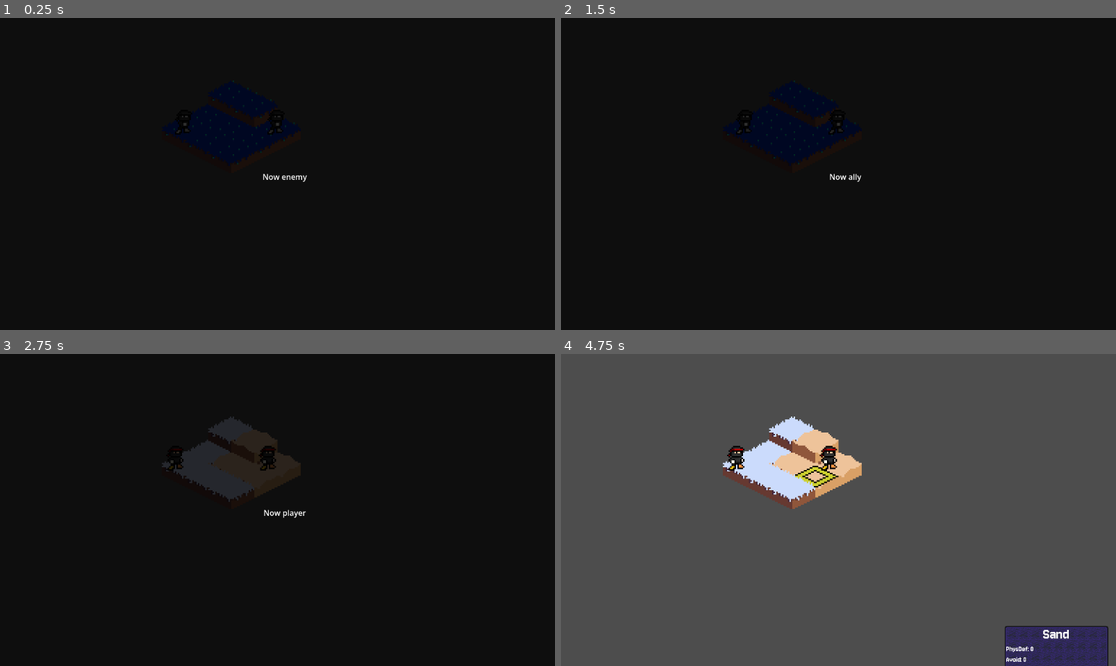
Above: before the commit, frames 1-4 (two rows, left to right).
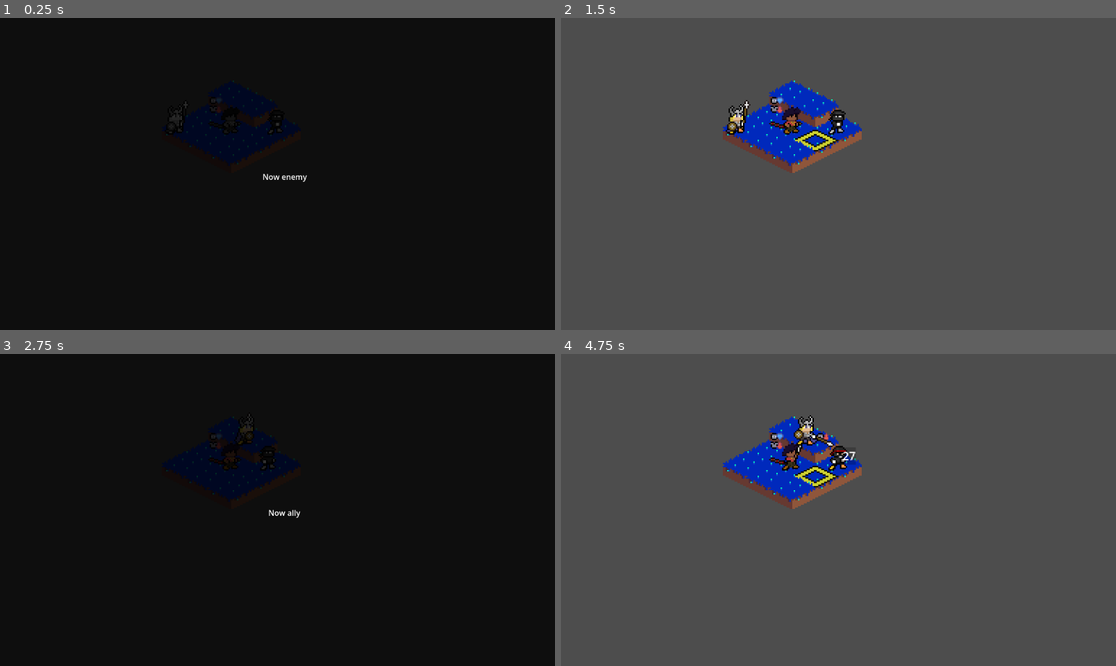
Above: after the commit, the same moments.

Repository: Puffe14/godot-breaker-srpg
Game: Godot game, scene res://nodes/main_gui.tscn
Two runs of this game, one before a commit and one after it. Both use one fixed random seed, a clock stepped at 60 frames per second and the inputs below.
Inputs (mouse positions are in pixels of both pictures, inside the frame that each line leads up to):
- Up to frame 1 (0.25 s): no input
- Up to frame 2 (1.5 s): tap Enter at 0.5 s; move the mouse to (816, 139) at 0.52 s; tap Tab (deselect) at 0.6 s; click (816, 139) at 0.67 s; click (816, 139) at 1.35 s
- Up to frame 3 (2.75 s): tap Space at 2 s; move the mouse to (233, 488) at 2.02 s; tap Tab (deselect) at 2.1 s; click (233, 488) at 2.17 s
- Up to frame 4 (4.75 s): tap Enter at 2.75 s; move the mouse to (816, 475) at 2.77 s; click (816, 475) at 2.85 s; tap Space at 3.5 s; move the mouse to (794, 488) at 3.52 s; tap Tab (deselect) at 3.6 s; click (794, 488) at 3.67 s; move the mouse to (816, 475) at 4.27 s; click (816, 475) at 4.35 s

The runs differ from the first frame. In frame 1, 0.3% of the frame differs, in the area x 29-44%, y 25-38%; in frame 2, 100%, in the area x 0-100%, y 0-100%; in frame 3, 3.0%; in frame 4, 6.1%.
Error after the commit: Invalid call. Nonexistent function 'addDeployed' in base 'Nil'. (res://scripts/components/maps/field_map.gd:108)

Commit message:
Added loading enemy, ally, joining to FileLoader

Diff:
--- a/file_loader.gd
+++ b/file_loader.gd
@@ -3,6 +3,11 @@
 var tile_dict: Dictionary = {
 	"gray_field":preload("res://resources/data/tiles/gray_field.tres"),
 	"sand_field":preload("res://resources/data/tiles/sand_field.tres")
+	}
+
+var unit_dict: Dictionary = {
+	"Cylna":preload("res://resources/data/units/test_unit_c.tres"),
+	"BossLairaea":preload("res://resources/data/units/test_unit_l.tres"),
 	}
 
 # Called when the node enters the scene tree for the first time.
@@ -35,3 +40,33 @@
 		new_tile.position = Vector3i(index%map.grid.row, index/map.grid.column, heights[index])
 		map.grid.tiles.append(new_tile)
 		index+=1
+	## units onto map
+	var joining = map_json["joining"]
+	for joiner in joining:
+		var unit: Units = unit_dict[joiner[0]]
+		unit.takeDamage(joiner[1])
+		var location = joiner[2]
+		map.grid.addUnitAt(unit, Vector2i(location[0], location[1]))
+		map.addUnitToPlayerDeployed(unit)
+	var enemies = map_json["enemies"]
+	for grouping in enemies:
+		var group: Group = Group.new()
+		group.side = Units.Team.Enemy
+		for enemy in grouping:
+			var unit: Units = unit_dict[enemy[0]]
+			group.members.append(unit)
+			unit.takeDamage(enemy[1])
+			var location = enemy[2]
+			map.grid.addUnitAt(unit, Vector2i(location[0], location[1]))
+		map.enemies.append(group)
+	var allies = map_json["allies"]
+	for grouping in allies:
+		var group: Group = Group.new()
+		group.side = Units.Team.Enemy
+		for ally in grouping:
+			var unit: Units = unit_dict[ally[0]]
+			group.members.append(unit)
+			unit.takeDamage(ally[1])
+			var location = ally[2]
+			map.grid.addUnitAt(unit, Vector2i(location[0], location[1]))
+		map.allies.append(group)
